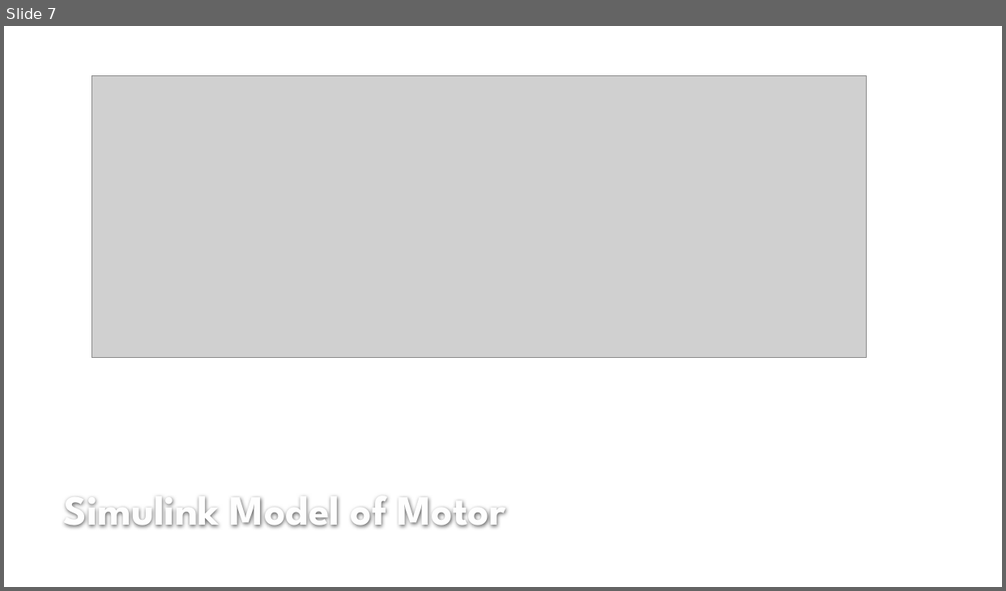
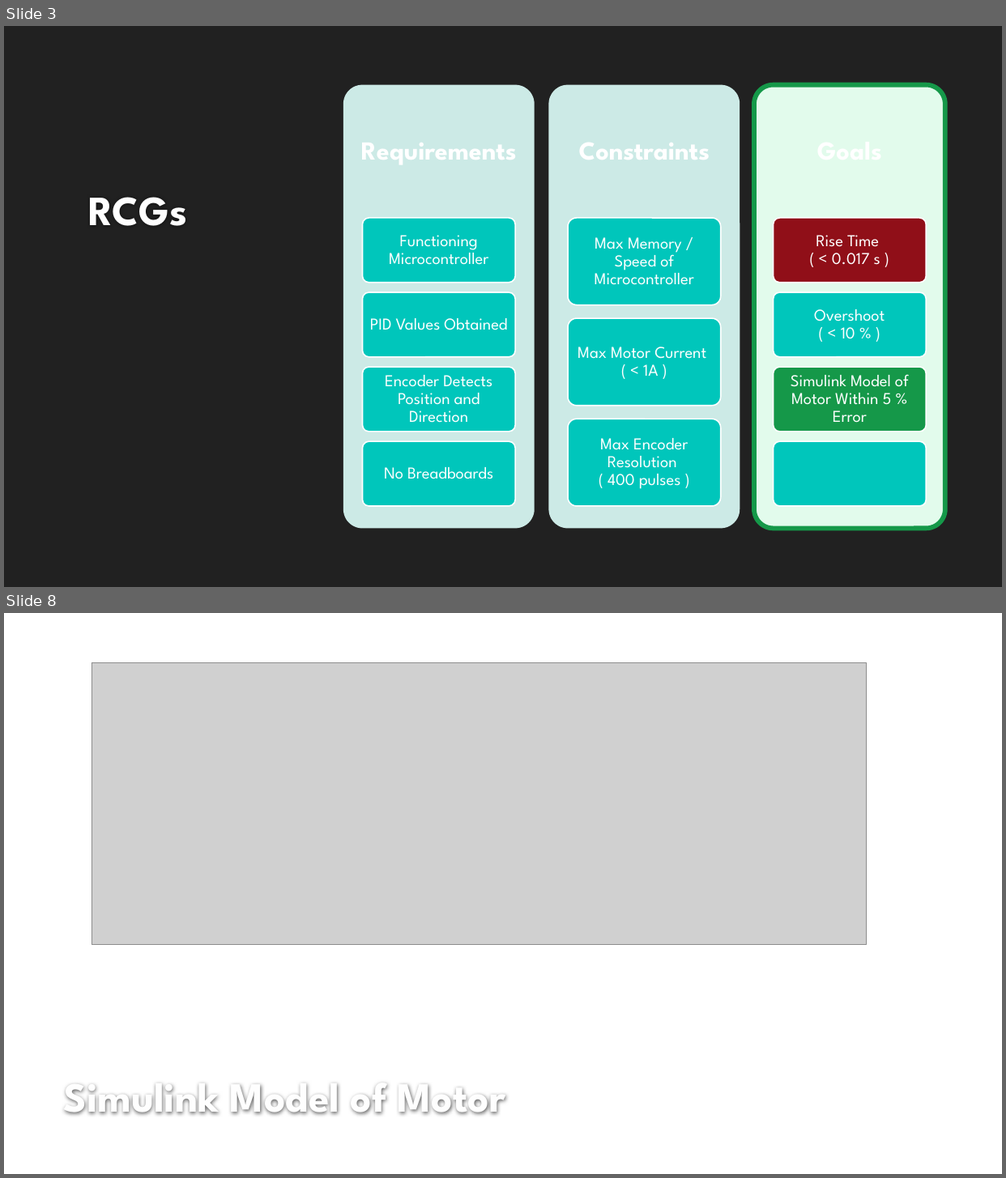
Before and after one commit to lcall3/Controller, a slide deck: doc/report/demo2.pptx. Shown one above the other, each under a label of ours: slide 7 before the commit, slides 3 and 8 after it; the slides between them are not shown. The pictures are 1006x591 and 1006x1178 pixels, drawn with LibreOffice and Linux fonts; fonts in the diff are those of the drawing; grey boxes stand for pictures; background and template pictures are left out. Boxes give left, top, right and bottom in pixels: in the first picture for what was removed or moved away, otherwise in the second. Text is boxed around its words. In the diff, an @@ line names an element or a change of style, - is before the commit and + after.

Commit message:
added encoder logic and mapping logic

```diff
--- a/doc/report/demo2.pptx
+++ b/doc/report/demo2.pptx
@@ slide 3 added at box(4, 26, 1002, 587), background #212121 @@
@@ title added at box(89, 197, 187, 226), 40 pt, text #FEFEFE, bold @@
+RCGs
@@ group added at box(343, 85, 945, 529): 14 rounded rectangles, 13 texts @@
+Requirements
+Functioning Microcontroller
+PID Values Obtained
+Encoder Detects Position and Direction
+No Breadboards
+Constraints
+Max Memory / Speed of Microcontroller
+Max Motor Current
+( < 1A )
+Max Encoder Resolution
+( 400 pulses )
+Goals
+Rise Time
+( < 0.017 s )
+Overshoot
+( < 10 % )
+Simulink Model of Motor Within 5 % Error
@@ what was slide 7 is now slide 8 @@
```
Also in this commit, not shown: 5 slides changed, 6 other slides added, 2 slides removed, 1 other file.
